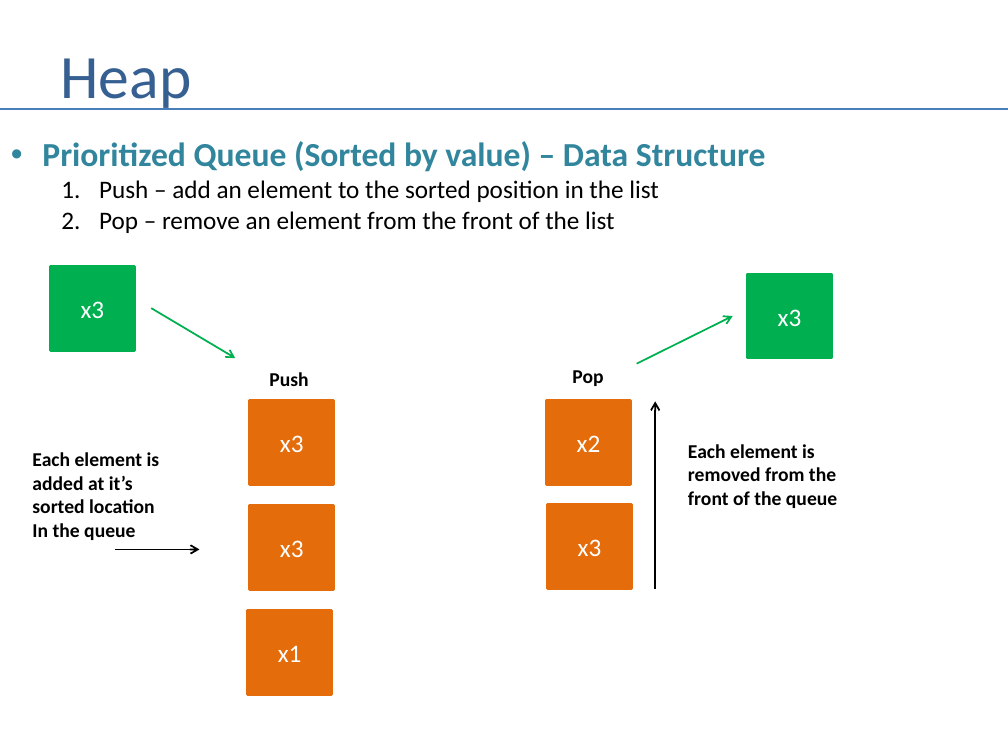
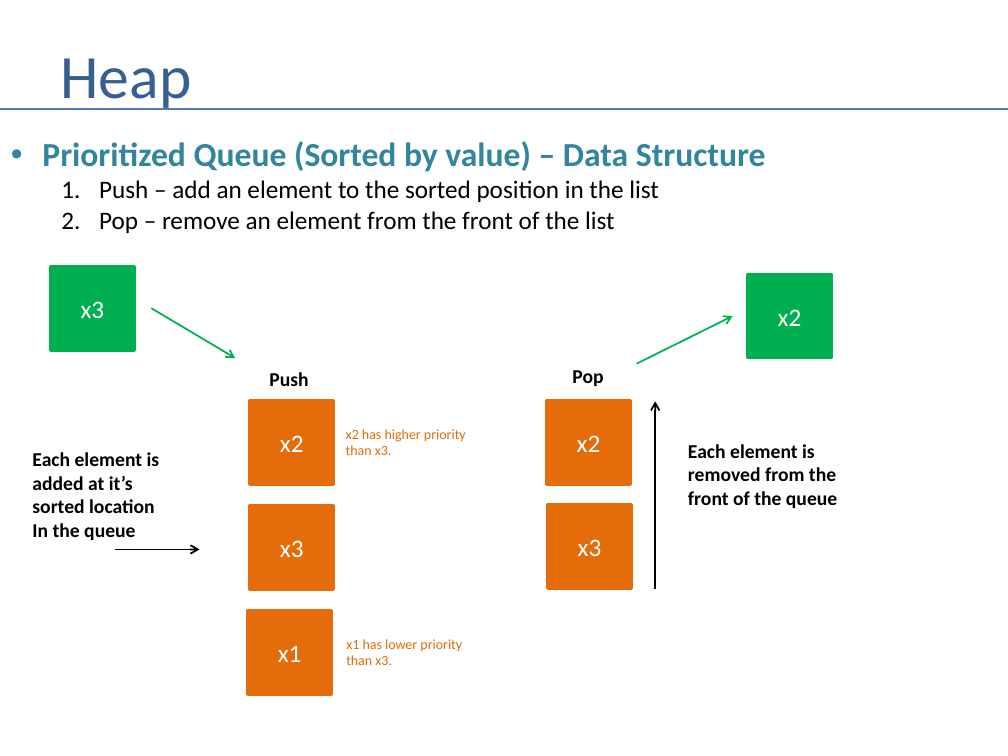
Before and after one commit to andrewferlitsch/Portland-Data-Science-Group, a slide deck: slide 27 of Presentations/Whiteboarding.pptx. Drawn at 1008x756 pixels with LibreOffice and Linux fonts; fonts in the diff are those of the drawing. Boxes give left, top, right and bottom in pixels: in the first picture for what was removed or moved away, otherwise in the second. Text is boxed around its words. In the diff, an @@ line names an element or a change of style, - is before the commit and + after.

```diff
--- a/Presentations/Whiteboarding.pptx
+++ b/Presentations/Whiteboarding.pptx
@@ text in rectangle at [778,309,802,326]: text changed @@
-x3
+x2
@@ text in rectangle at [280,435,304,452]: text changed @@
-x3
+x2
@@ text added at [346,429,466,455], 10 pt, text #E46C0A @@
+x2 has higher priority
+than x3.
@@ text added at [346,639,462,665], 10 pt, text #E46C0A @@
+x1 has lower priority
+than x3.
```
Also in this commit, not shown: 10 other slides changed, 6 slides added, 1 slide removed, 4 other files.
